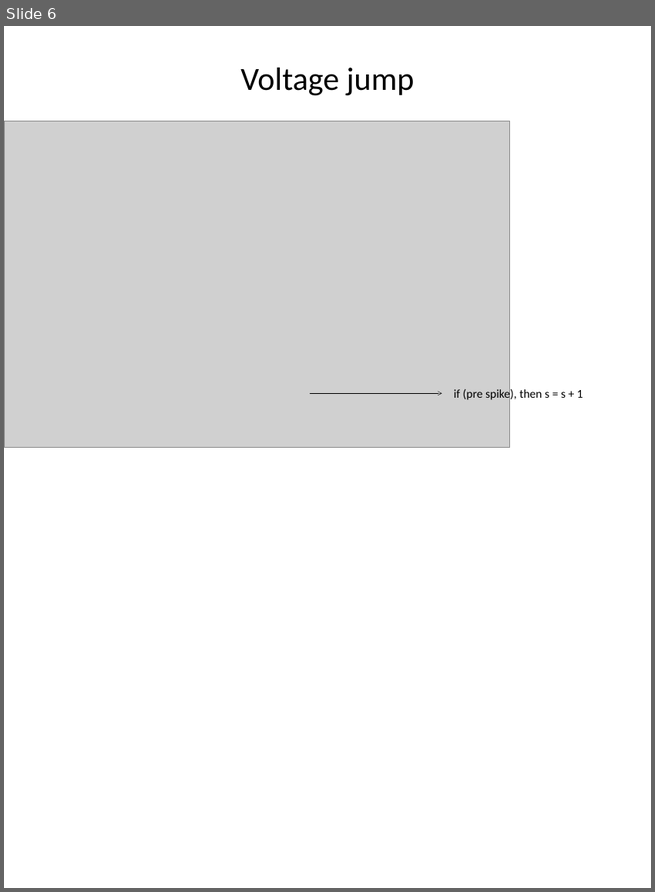
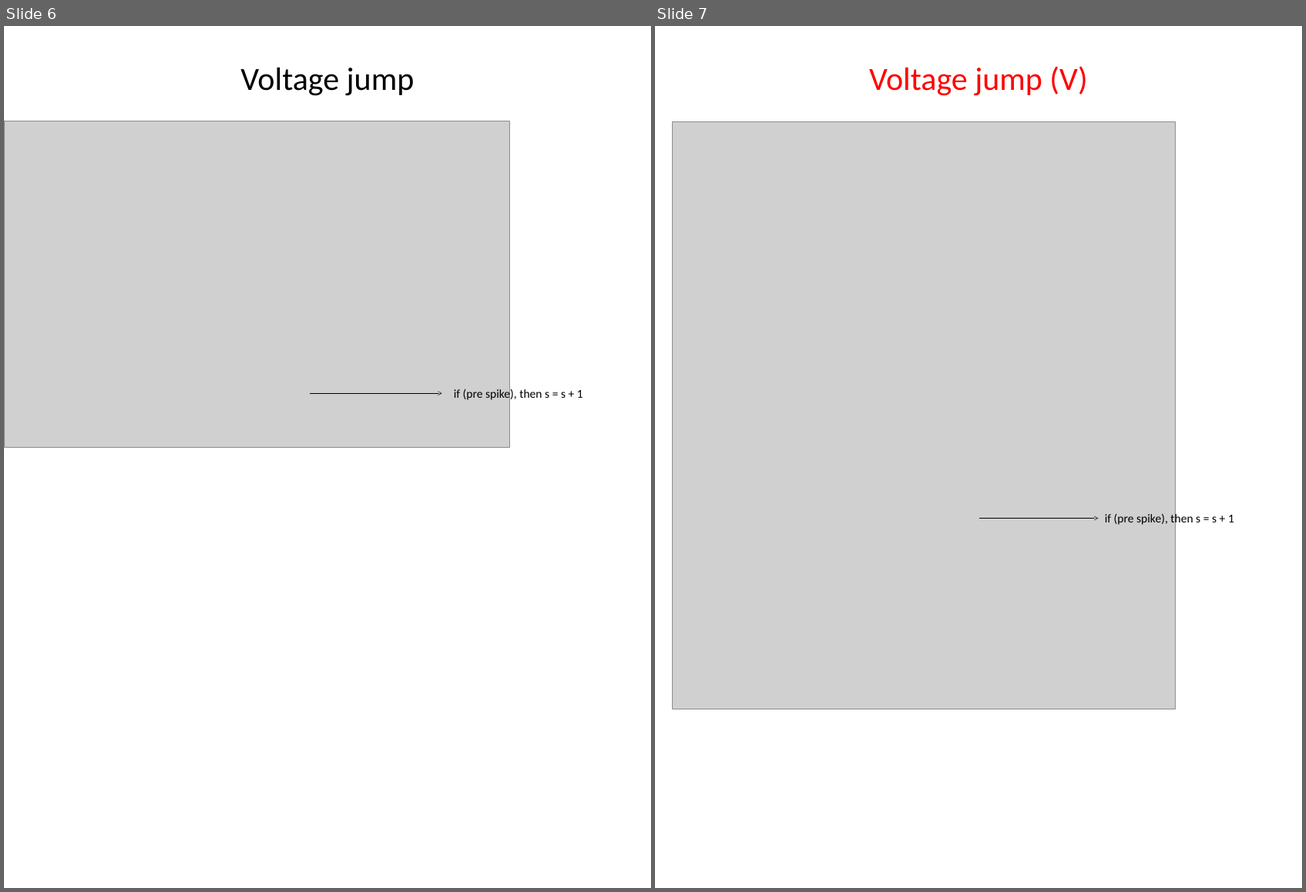
Before and after one commit to quanpeng0/BrainModels, a slide deck: docs/brainpy_handbook/ppt/syn.pptx. Shown side by side, each under a label of ours: slide 6 before the commit, slides 6 and 7 after it. The pictures are 655x892 and 1306x892 pixels, drawn with LibreOffice and Linux fonts; fonts in the diff are those of the drawing; grey boxes stand for pictures. Boxes give left, top, right and bottom in pixels: in the first picture for what was removed or moved away, otherwise in the second. Text is boxed around its words. In the diff, an @@ line names an element or a change of style, - is before the commit and + after.

```diff
--- a/docs/brainpy_handbook/ppt/syn.pptx
+++ b/docs/brainpy_handbook/ppt/syn.pptx
@@ slide 7 added at (655,26,1302,888), background #FFFFFF @@
@@ title added at (869,66,1087,96), 54 pt, text #FF0000 @@
+Voltage jump (V)
@@ picture added at (672,122,1176,710) @@
@@ arrow added from (979, 519) to (1099, 519), #000000 0.5 pt @@
@@ text added at (1105,513,1234,526), 20 pt, text #000000 @@
+if (pre spike), then s = s + 1
```
Also in this commit, not shown: 10 other slides added.
